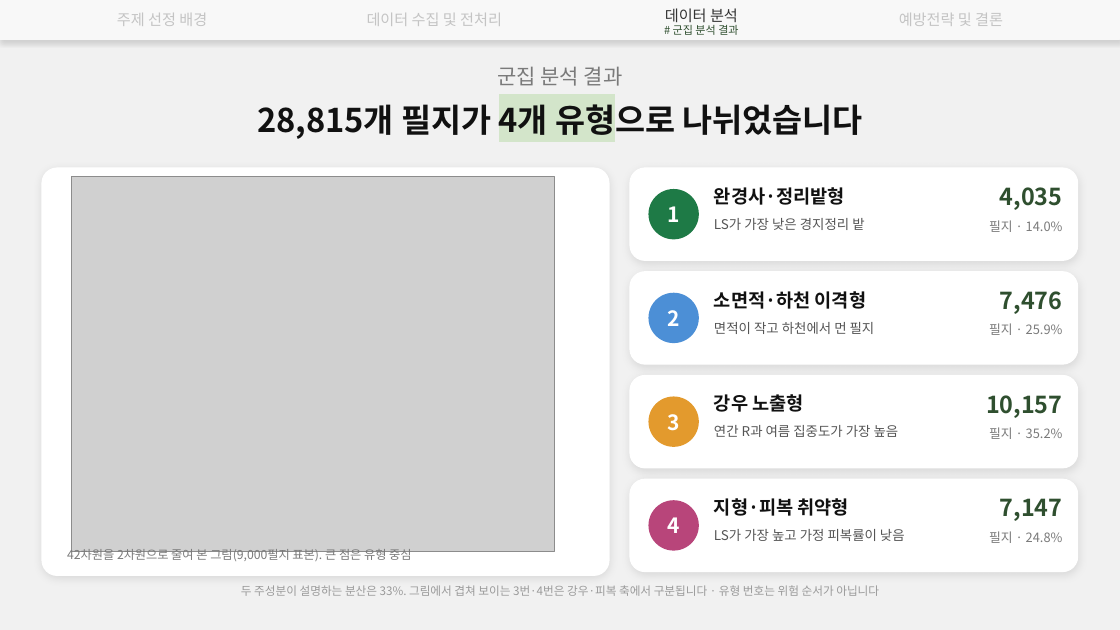
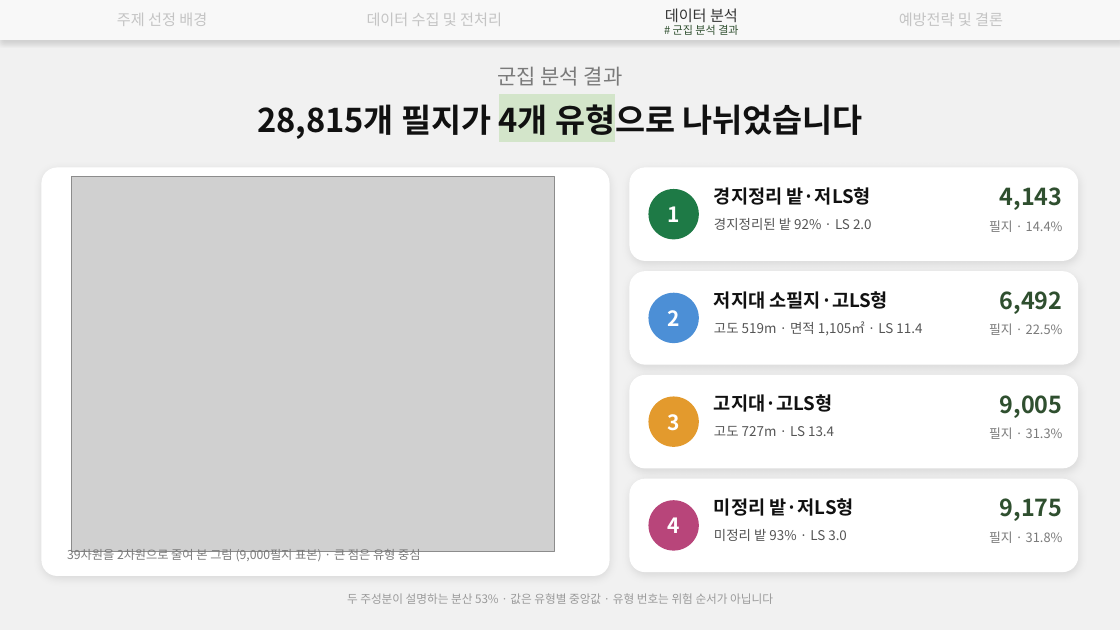
Before and after one commit to hanjune1121-afk/-, a slide deck: slide 16 of 발표자료/강원고랭지_토양유실_15쪽이후.pptx (slide 10 before the commit). Drawn at 1120x630 pixels with LibreOffice and Linux fonts; fonts in the diff are those of the drawing; grey boxes stand for pictures. Boxes give left, top, right and bottom in pixels: in the first picture for what was removed or moved away, otherwise in the second. Text is boxed around its words. In the diff, an @@ line names an element or a change of style, - is before the commit and + after.

```diff
--- a/발표자료/강원고랭지_토양유실_15쪽이후.pptx
+++ b/발표자료/강원고랭지_토양유실_15쪽이후.pptx
@@ text at <box>714,187,871,205</box>: text changed @@
-완경사·정리밭형
+경지정리 밭·저LS형
@@ text at <box>1000,187,1063,210</box>: text changed @@
-4,035
+4,143
@@ text at <box>714,218,872,230</box>: text changed @@
-LS가 가장 낮은 경지정리 밭
+경지정리된 밭 92% · LS 2.0
@@ text at <box>989,220,1063,232</box>: text changed @@
-필지 · 14.0%
+필지 · 14.4%
@@ text at <box>714,291,889,309</box>: text changed @@
-소면적·하천 이격형
+저지대 소필지·고LS형
@@ text at <box>1000,291,1063,314</box>: text changed @@
-7,476
+6,492
@@ text at <box>714,321,922,336</box>: text changed @@
-면적이 작고 하천에서 먼 필지
+고도 519m · 면적 1,105㎡ · LS 11.4
@@ text at <box>989,323,1063,335</box>: text changed @@
-필지 · 25.9%
+필지 · 22.5%
@@ text at <box>714,394,833,412</box>: text changed @@
-강우 노출형
+고지대·고LS형
@@ text at <box>1000,395,1063,418</box>: text changed @@
-10,157
+9,005
@@ text at <box>714,426,834,436</box>: text changed @@
-연간 R과 여름 집중도가 가장 높음
+고도 727m · LS 13.4
@@ text at <box>989,427,1063,439</box>: text changed @@
-필지 · 35.2%
+필지 · 31.3%
@@ text at <box>714,498,854,516</box>: text changed @@
-지형·피복 취약형
+미정리 밭·저LS형
@@ text at <box>1000,498,1063,521</box>: text changed @@
-7,147
+9,175
@@ text at <box>714,529,847,541</box>: text changed @@
-LS가 가장 높고 가정 피복률이 낮음
+미정리 밭 93% · LS 3.0
@@ text at <box>989,531,1063,543</box>: text changed @@
-필지 · 24.8%
+필지 · 31.8%
@@ text at <box>67,547,420,564</box>: text changed @@
-42차원을 2차원으로 줄여 본 그림(9,000필지 표본). 큰 점은 유형 중심
+39차원을 2차원으로 줄여 본 그림 (9,000필지 표본) · 큰 점은 유형 중심
@@ text at <box>347,593,773,604</box>: text changed @@
-두 주성분이 설명하는 분산은 33%. 그림에서 겹쳐 보이는 3번·4번은 강우·피복 축에서 구분됩니다 · 유형 번호는 위험 순서가 아닙니다
+두 주성분이 설명하는 분산 53% · 값은 유형별 중앙값 · 유형 번호는 위험 순서가 아닙니다
```
Also in this commit, not shown: 13 other slides changed, 17 slides added, 6 slides removed, 6 other files.
